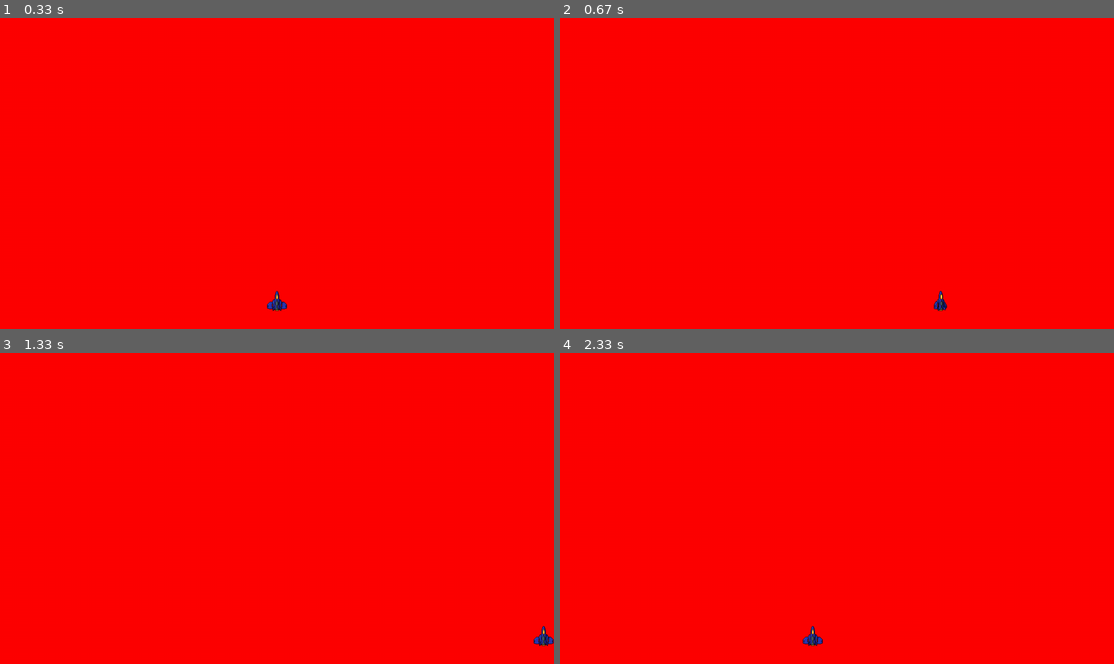
Above: before the commit, frames 1-4 (two rows, left to right).
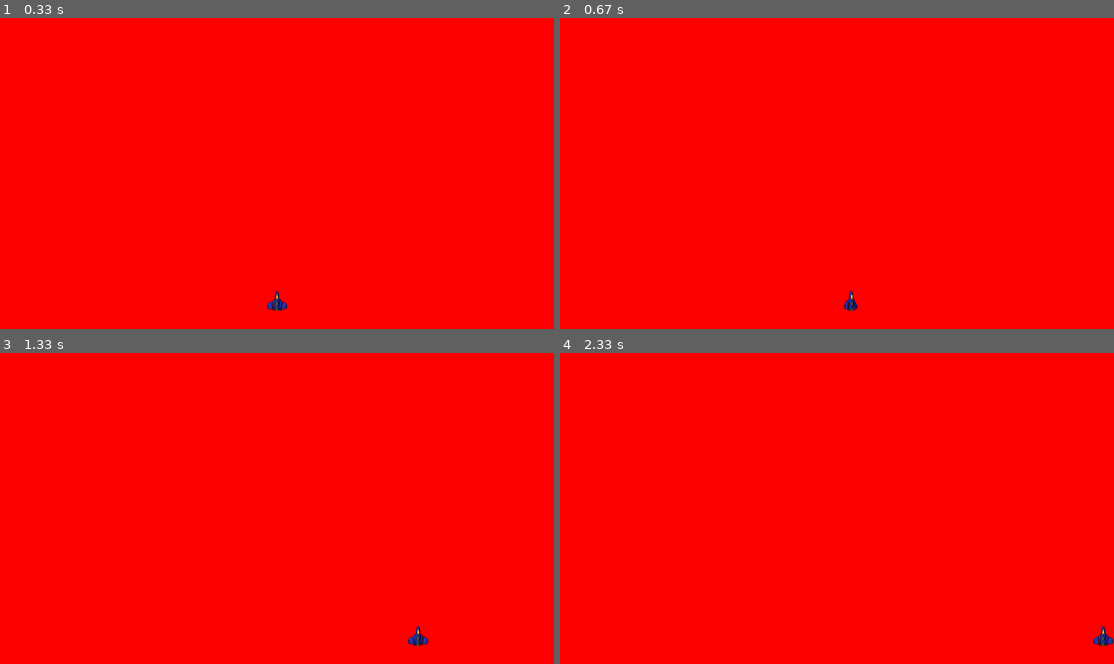
Above: after the commit, the same moments.

Repository: lucas-1120319/Ace-Pygame
Game: pygame game, started from main.py
Two runs of this game, one before a commit and one after it. Both use one fixed random seed, a clock stepped at 60 frames per second and the inputs below.
Inputs:
- Up to frame 1 (0.33 s): no input
- Up to frame 2 (0.67 s): hold D from 0.33 s (still down)
- Up to frame 3 (1.33 s): release D at 0.8 s; hold D 0.83-1.3 s
- Up to frame 4 (2.33 s): hold A 1.33-1.87 s; hold A 1.9-2.3 s

Frame 1 is identical in both runs. In frame 2, 0.2% of the frame differs, in the area x 51-70%, y 87-95%; in frame 3, 0.3%, in the area x 73-100%, y 87-95%; in frame 4, 0.3%.

Commit message:
make player smooth movement. and keep going afther realeas to simuate space

Diff:
--- a/entities/player.py
+++ b/entities/player.py
@@ -4,7 +4,9 @@
 
     def __init__(self, screen):
         self.screen = screen
-        self.speed = 12
+        self.speed = 0.2
+        self.max_speed = 15
+        self.velocity = 0
         self.DEFAULT_IMAGE = 2 # default forward spaceship image
         self.spriteSheet_image = self.DEFAULT_IMAGE
 
@@ -32,10 +34,28 @@
 
 
     def move(self, direction):
-        self.playerRect.move_ip((self.speed * direction.x), (self.speed * direction.y))
+        #set velocity based on the a or d button
+        self.velocity = (direction.x * self.speed)  + self.velocity
+
+        #show correct image
         self.spriteSheet_image = self.DEFAULT_IMAGE + direction.x
+        if direction.x != 0:
+            if self.velocity > (self.max_speed * (2/3)):
+                self.spriteSheet_image = self.DEFAULT_IMAGE + 2
+            elif self.velocity < (-self.max_speed * (2/3)):
+                self.spriteSheet_image = self.DEFAULT_IMAGE - 2
+        #speed limiter
+        if self.velocity >= self.max_speed:
+            self.velocity = self.max_speed
+        if self.velocity <= -self.max_speed:
+            self.velocity = -self.max_speed
+
+        self.playerRect.move_ip(self.velocity, (self.speed * direction.y))
+
         #border detection
         if self.playerRect.left < self.screen.get_rect().left:
             self.playerRect.left = self.screen.get_rect().left
+            self.velocity = 0
         if self.playerRect.right > self.screen.get_rect().right:
             self.playerRect.right = self.screen.get_rect().right
+            self.velocity = 0
--- a/main.py
+++ b/main.py
@@ -15,8 +15,10 @@
     pressed_keys = pygame.key.get_pressed()
     if pressed_keys[pygame.K_a]:
         player_class.move(Vector2(-1, 0))
-    if pressed_keys[pygame.K_d]:
+    elif pressed_keys[pygame.K_d]:
         player_class.move(Vector2(1, 0))
+    else:
+        player_class.move(Vector2(0, 0))
     player_class.update()
 
 while True:
